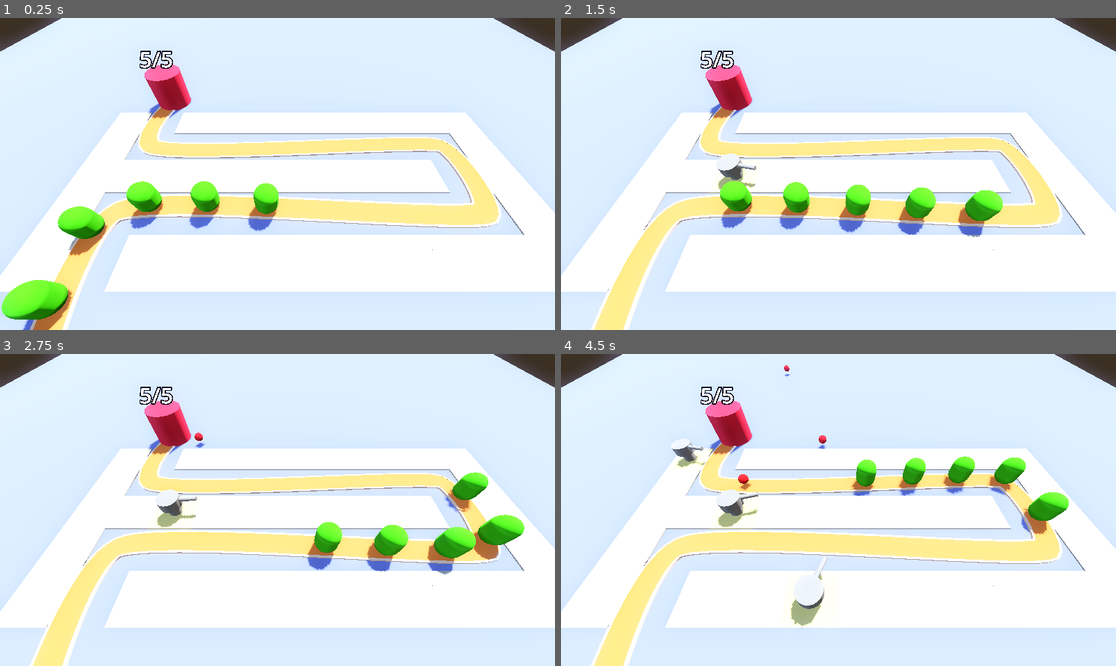
Above: before the commit, frames 1-4 (two rows, left to right).
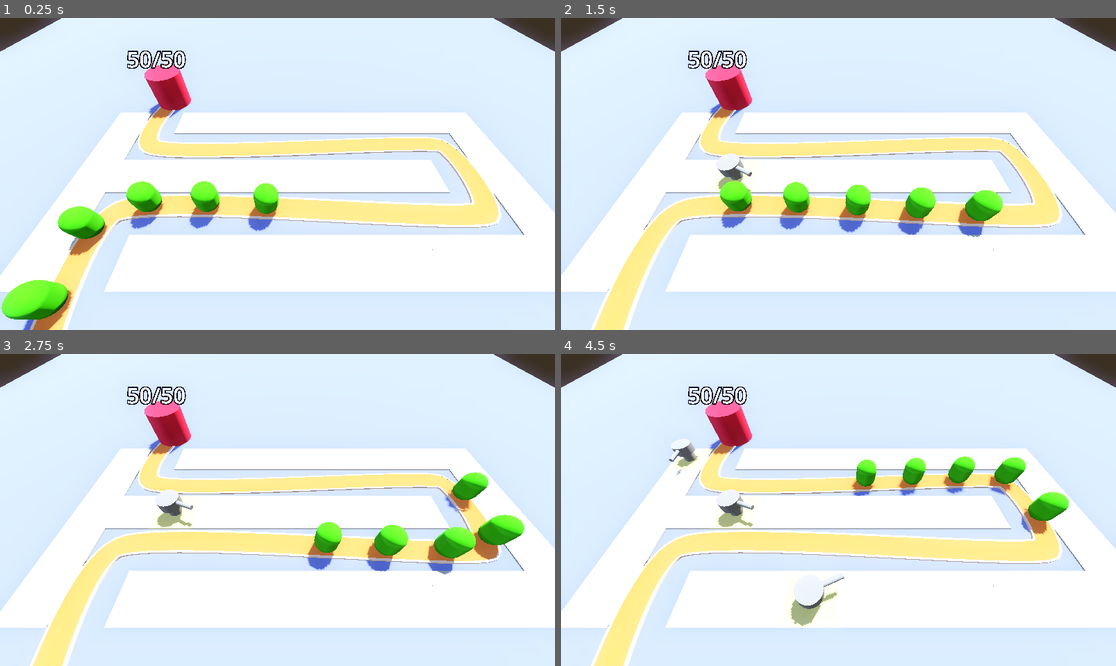
Above: after the commit, the same moments.

Repository: ConnerGordon/barbarian-blaster
Game: Godot game, scene res://levels/baselevel.tscn
Same seed, same stepped clock (60 frames per second), same inputs: the game is played once before the commit and once after it.
Inputs (mouse positions are in pixels of both pictures, inside the frame that each line leads up to):
- Up to frame 1 (0.25 s): no input
- Up to frame 2 (1.5 s): move the mouse to (960, 158) at 0.52 s; click (960, 158) at 0.6 s; move the mouse to (727, 189) at 1.27 s; click (727, 189) at 1.35 s
- Up to frame 3 (2.75 s): move the mouse to (333, 441) at 2.02 s; click (333, 441) at 2.1 s
- Up to frame 4 (4.5 s): move the mouse to (810, 572) at 2.77 s; click (810, 572) at 2.85 s; move the mouse to (1005, 556) at 3.52 s; click (1005, 556) at 3.6 s; move the mouse to (672, 463) at 4.27 s; click (672, 463) at 4.35 s

The runs differ from the first frame. In frame 1, 0.3% of the frame differs, in the area x 22-34%, y 10-17%; in frame 2, 0.4%; in frame 3, 0.4%; in frame 4, 0.8%, in the area x 19-52%, y 3-81%.

Commit message:
shooting n enemy

Diff:
--- a/enmy/enemy.gd
+++ b/enmy/enemy.gd
@@ -1,13 +1,18 @@
 extends PathFollow3D
-
+class_name enemy
 ## speed of the enemy. what else?
 @export var speed:= 10.0
-
+@export var maxhel:= 50
+var health: int:
+	set(nhealth):
+		health = nhealth
+		if health <1:
+			queue_free()
 
 @onready var base : Base = get_tree().get_first_node_in_group("base")
 # Called when the node enters the scene tree for the first time.
 func _ready() -> void:
-	pass # Replace with function body.
+	health = maxhel
 
 
 # Called every frame. 'delta' is the elapsed time since the previous frame.
@@ -18,3 +23,7 @@
 	if progress_ratio > 0.990:
 		base.take_damage()
 		queue_free()
+
+
+func tkdmg()->void:
+	health -=30
--- a/enmy/enemy.tscn
+++ b/enmy/enemy.tscn
@@ -10,6 +10,10 @@
 radius = 1.0
 height = 3.0
 
+[sub_resource type="CapsuleShape3D" id="CapsuleShape3D_32wih"]
+radius = 1.0
+height = 3.0
+
 [node name="enemy" type="PathFollow3D"]
 transform = Transform3D(0.99998647, 0, 0, 0, 1, 0, 0, 0, 0.99998647, 0, 0, 0)
 script = ExtResource("1_32wih")
@@ -17,3 +21,9 @@
 [node name="MeshInstance3D" type="MeshInstance3D" parent="."]
 transform = Transform3D(1, 0, 0, 0, 1, 0, 0, 0, 1, 0, 1.6, 0)
 mesh = SubResource("CapsuleMesh_ad0v0")
+
+[node name="Area3D" type="Area3D" parent="." groups=["enemy_area"]]
+
+[node name="CollisionShape3D" type="CollisionShape3D" parent="Area3D"]
+transform = Transform3D(0.9999787, 0, 0, 0, 1, 0, 0, 0, 0.9999787, 0, 1.6, 0)
+shape = SubResource("CapsuleShape3D_32wih")
--- a/levels/base.gd
+++ b/levels/base.gd
@@ -1,7 +1,7 @@
 extends Node3D
 class_name Base
 @onready var label_3d: Label3D = $Label3D
-@export var max_health: int = 5
+@export var max_health: int = 50
 var var_health : int :
 	set(new_health):
 		var_health = new_health
@@ -25,7 +25,7 @@
 # Called when the node enters the scene tree for the first time.
 func _ready() -> void:
 	var_health = max_health
-
+	Engine.time_scale = 1
 
 # Called every frame. 'delta' is the elapsed time since the previous frame.
 func _process(delta: float) -> void:
--- a/project.godot
+++ b/project.godot
@@ -18,6 +18,7 @@
 [global_group]
 
 base=""
+enemy_area=""
 
 [input]
 
--- a/projectiles/projectile.gd
+++ b/projectiles/projectile.gd
@@ -16,3 +16,10 @@
 
 func _on_timer_timeout() -> void:
 	queue_free()
+
+
+
+func _on_area_entered(area: Area3D) -> void:
+	if area.is_in_group("enemy_area"):
+		area.get_parent().health -=30
+		queue_free()
--- a/projectiles/projectile.tscn
+++ b/projectiles/projectile.tscn
@@ -13,6 +13,8 @@
 [node name="projectile" type="Area3D"]
 top_level = true
 script = ExtResource("1_wrf7x")
+direction = null
+speed = null
 
 [node name="MeshInstance3D" type="MeshInstance3D" parent="."]
 mesh = SubResource("SphereMesh_7nr1q")
@@ -25,4 +27,5 @@
 one_shot = true
 autostart = true
 
+[connection signal="area_entered" from="." to="." method="_on_area_entered"]
 [connection signal="timeout" from="Timer" to="." method="_on_timer_timeout"]
--- a/turret/turret.gd
+++ b/turret/turret.gd
@@ -1,19 +1,47 @@
 extends Node3D
 @export var proj = preload("res://projectiles/projectile.tscn")
 @onready var enpath : Path3D
+var target : Node3D
+
+
+@export var turrng := 10.0
+
+
+
+
+
+
 # Called when the node enters the scene tree for the first time.
 func _ready() -> void:
 	pass # Replace with function body.
 
+func fbt()->enemy:
+	var tag = null
+	var tagprog = 0
+
+	for en in enpath.get_children():
+		if en is enemy:
+			if en.progress > tagprog:
+				var distance = global_position.distance_to(en.global_position)
+				if distance <= turrng:
+					tag = en
+					tagprog = en.progress
+
+
+
+	return tag
+
 
 # Called every frame. 'delta' is the elapsed time since the previous frame.
 func _physics_process(delta: float) -> void:
-	var enemy = enpath.get_children().back()
-	look_at(enemy.global_position, Vector3.UP,true)
+	target = fbt()
+	if target is enemy:
+		look_at(target.global_position, Vector3.UP,true)
 
 
 func _on_timer_timeout() -> void:
-	var inst = proj.instantiate()
-	inst.position = position + Vector3(0,1,0)
-	##inst.direction = Vector3(cos(rotation.x),0,sin(rotation.z))
-	add_child(inst)
+	if target is enemy:
+		var inst = proj.instantiate()
+		inst.position = position + Vector3(0,1,0)
+		add_child(inst)
+		inst.direction = global_transform.basis.z
Not shown: 1 places in enmy/enemy.tscn that only renumber resources
